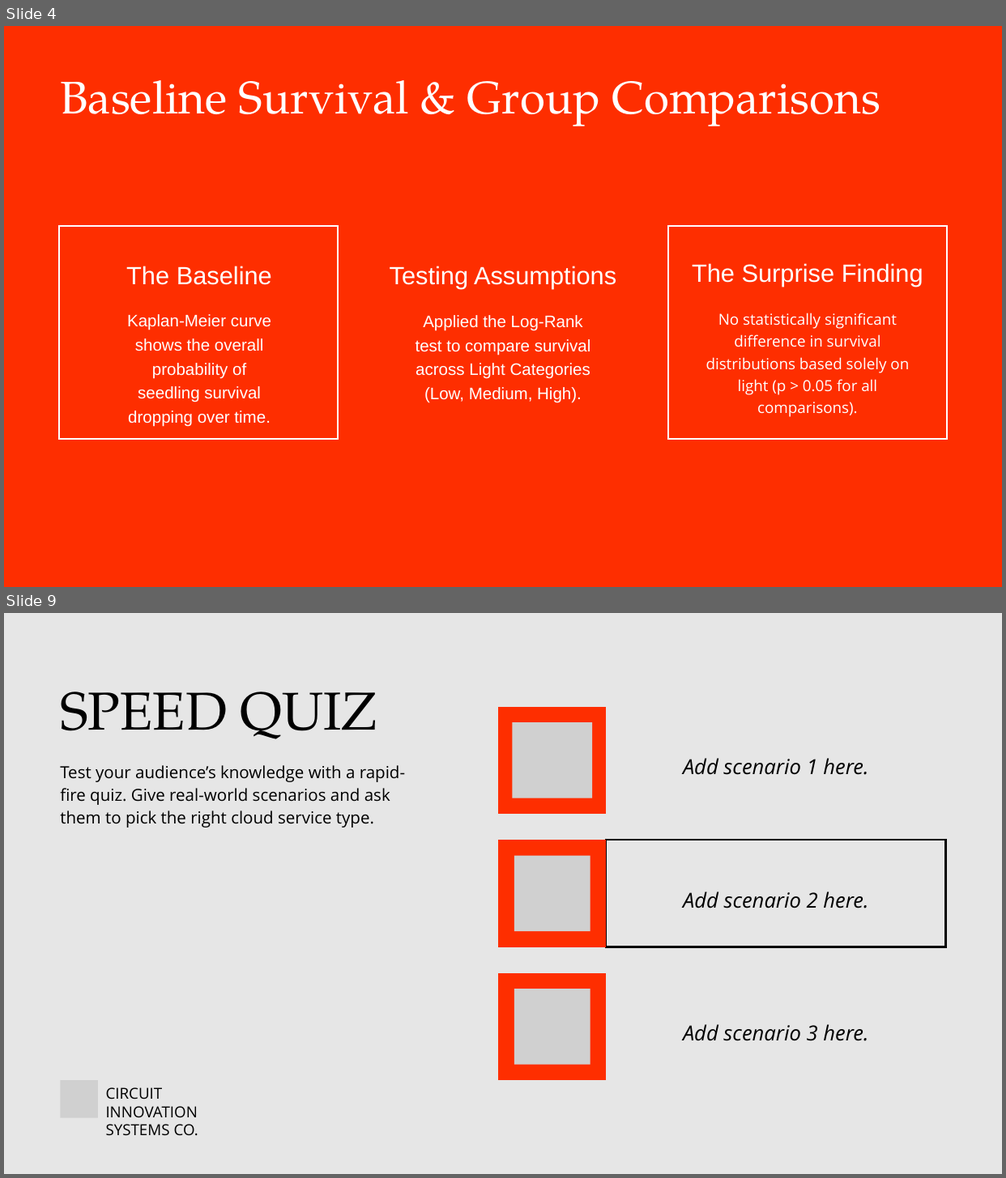
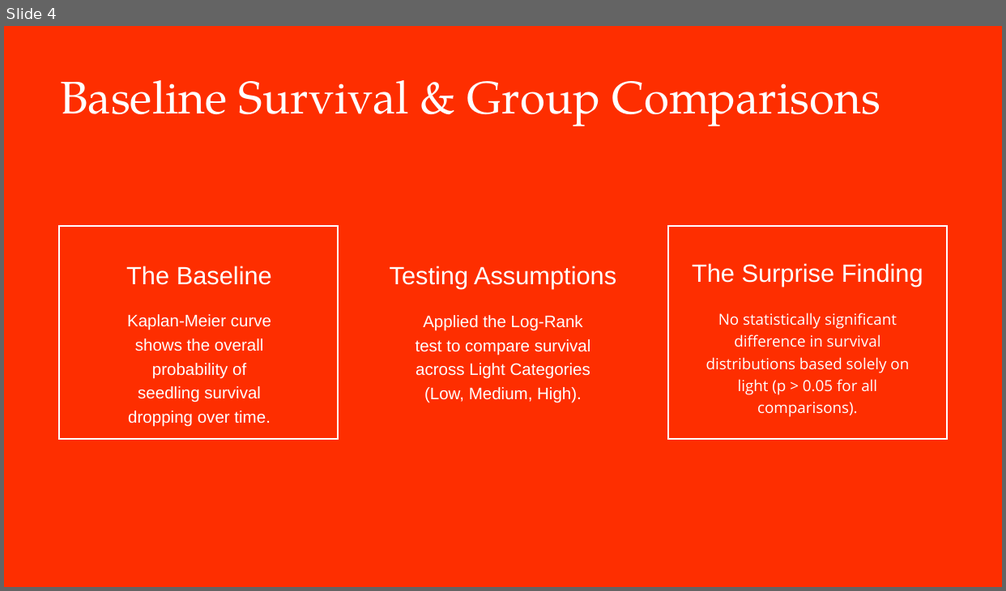
Before and after one commit to liskajiri/appr_lifelines, a slide deck: APPR_PRESENTATION.pptx. Shown one above the other, each under a label of ours: slides 4 and 9 before the commit, slide 4 after it; the slides between them are not shown. The pictures are 1006x1178 and 1006x591 pixels, drawn with LibreOffice and Linux fonts; fonts in the diff are those of the drawing; grey boxes stand for pictures. Boxes give left, top, right and bottom in pixels: in the first picture for what was removed or moved away, otherwise in the second. Text is boxed around its words. In the diff, an @@ line names an element or a change of style, - is before the commit and + after.

```diff
--- a/APPR_PRESENTATION.pptx
+++ b/APPR_PRESENTATION.pptx
@@ slide 9 removed at (x1=4, y1=613, x2=1002, y2=1174), background #E6E6E6 @@
@@ text removed at (x1=60, y1=692, x2=377, y2=739) @@
-SPEED QUIZ
@@ freeform shape removed at (x1=498, y1=707, x2=607, y2=814) @@
@@ freeform shape removed at (x1=607, y1=707, x2=946, y2=814) @@
@@ picture removed at (x1=512, y1=722, x2=592, y2=798) @@
@@ text removed at (x1=683, y1=758, x2=868, y2=775) @@
-Add scenario 1 here.
@@ text removed at (x1=60, y1=765, x2=405, y2=828) @@
-Test your audience’s knowledge with a rapid-fire quiz. Give real-world scenarios and ask them to pick the right cloud service type.
@@ freeform shape removed at (x1=498, y1=840, x2=607, y2=948) @@
@@ picture removed at (x1=514, y1=855, x2=590, y2=931) @@
@@ freeform shape removed at (x1=607, y1=840, x2=946, y2=948) @@
@@ text removed at (x1=683, y1=892, x2=868, y2=909) @@
-Add scenario 2 here.
@@ freeform shape removed at (x1=498, y1=973, x2=607, y2=1080) @@
@@ freeform shape removed at (x1=607, y1=973, x2=946, y2=1080) @@
@@ picture removed at (x1=514, y1=989, x2=590, y2=1064) @@
@@ text removed at (x1=683, y1=1024, x2=868, y2=1041) @@
-Add scenario 3 here.
@@ picture removed at (x1=61, y1=1080, x2=98, y2=1118) @@
@@ text removed at (x1=106, y1=1088, x2=198, y2=1136) @@
-CIRCUIT INNOVATION
-SYSTEMS CO.
@@ line removed from (248, 1100) to (400, 1100) @@
```
Also in this commit, not shown: 2 slides changed, 4 slides added, 6 other slides removed, 1 other file.
